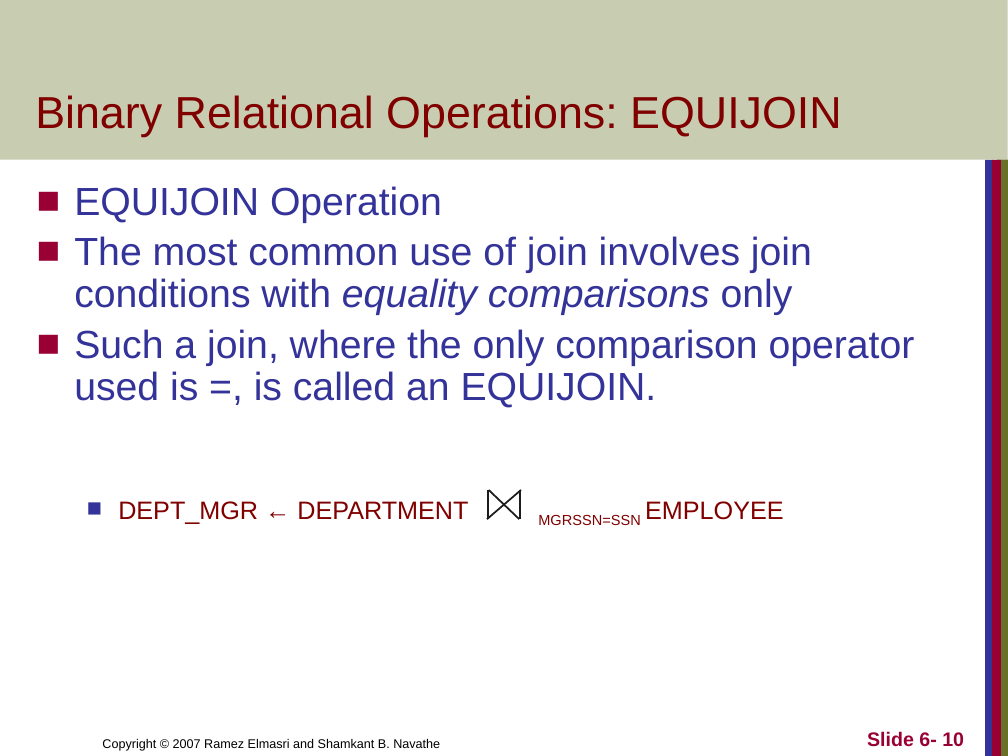
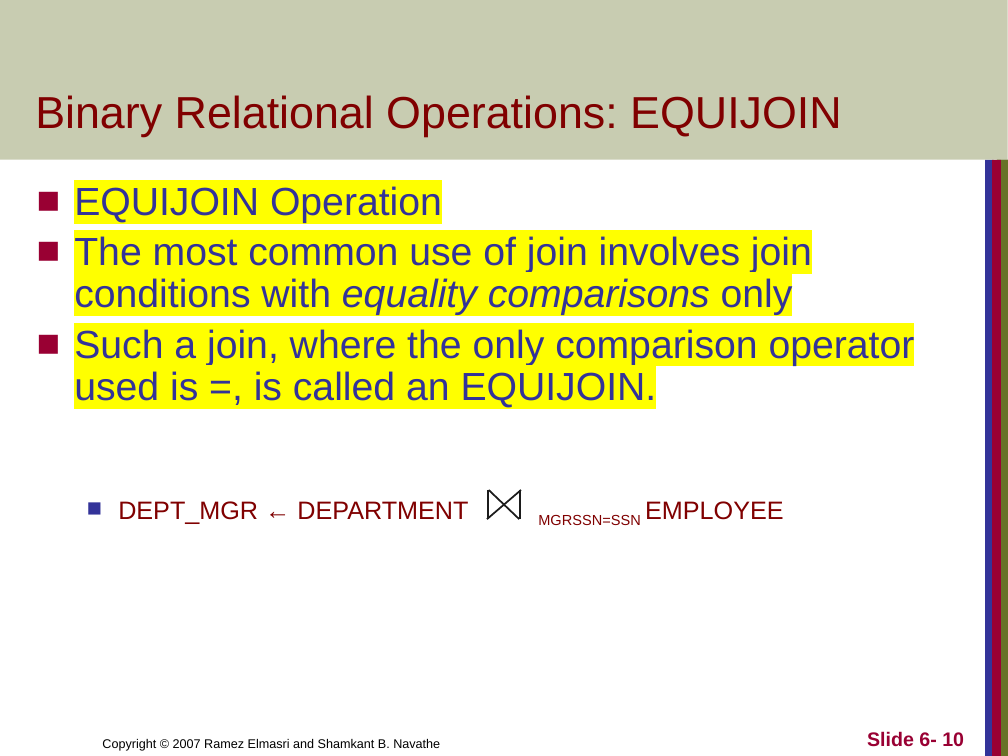
Before and after one commit to Om-Thanage/SY-NOTES, a slide deck: slide 10 of Sem 4/RDBMS/Mod 3/3.1 RelAlgebra_Join.pptx. Drawn at 1008x756 pixels with LibreOffice and Linux fonts; fonts in the diff are those of the drawing. Boxes give left, top, right and bottom in pixels: in the first picture for what was removed or moved away, otherwise in the second. Text is boxed around its words. In the diff, an @@ line names an element or a change of style, - is before the commit and + after.

```diff
--- a/Sem 4/RDBMS/Mod 3/3.1 RelAlgebra_Join.pptx
+++ b/Sem 4/RDBMS/Mod 3/3.1 RelAlgebra_Join.pptx
@@ text "EQUIJOIN Operation" at (74,186,915,408): highlight none to #FFFF00 @@
```
Also in this commit, not shown: 1 other slide changed, 28 other files.
